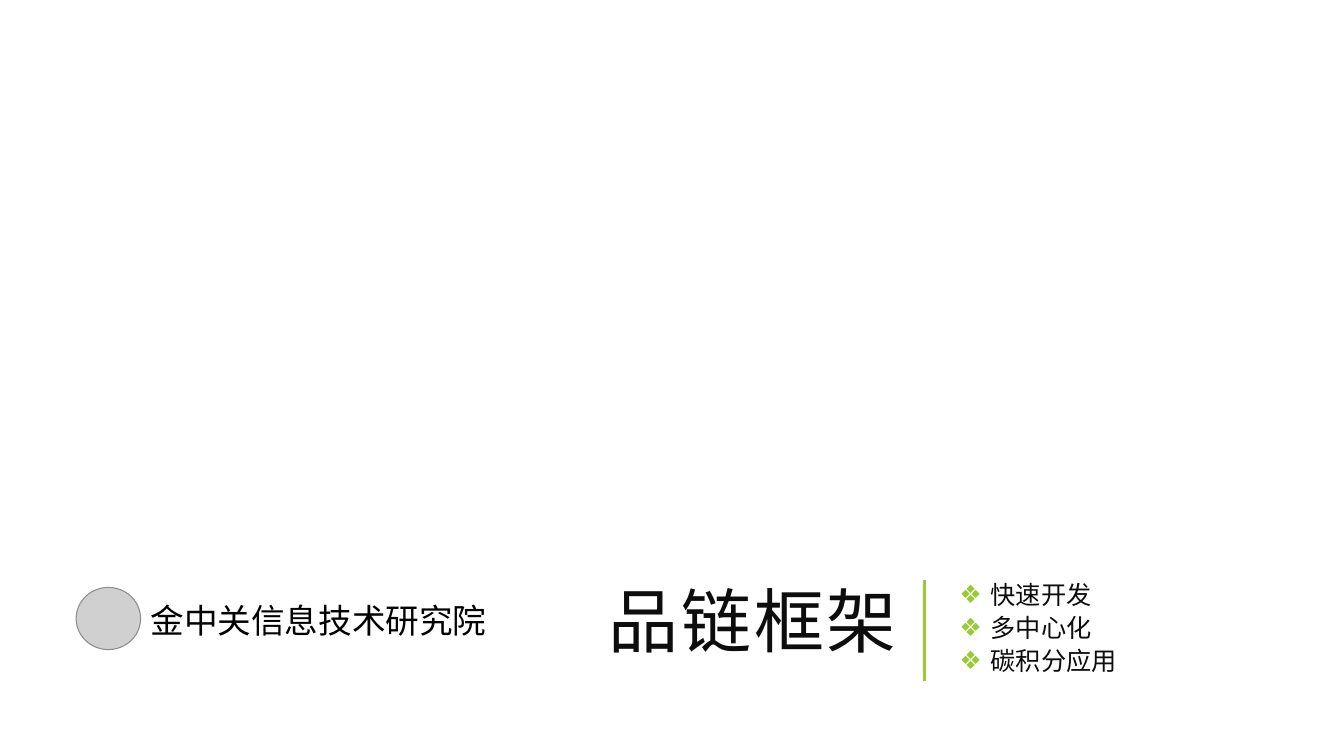
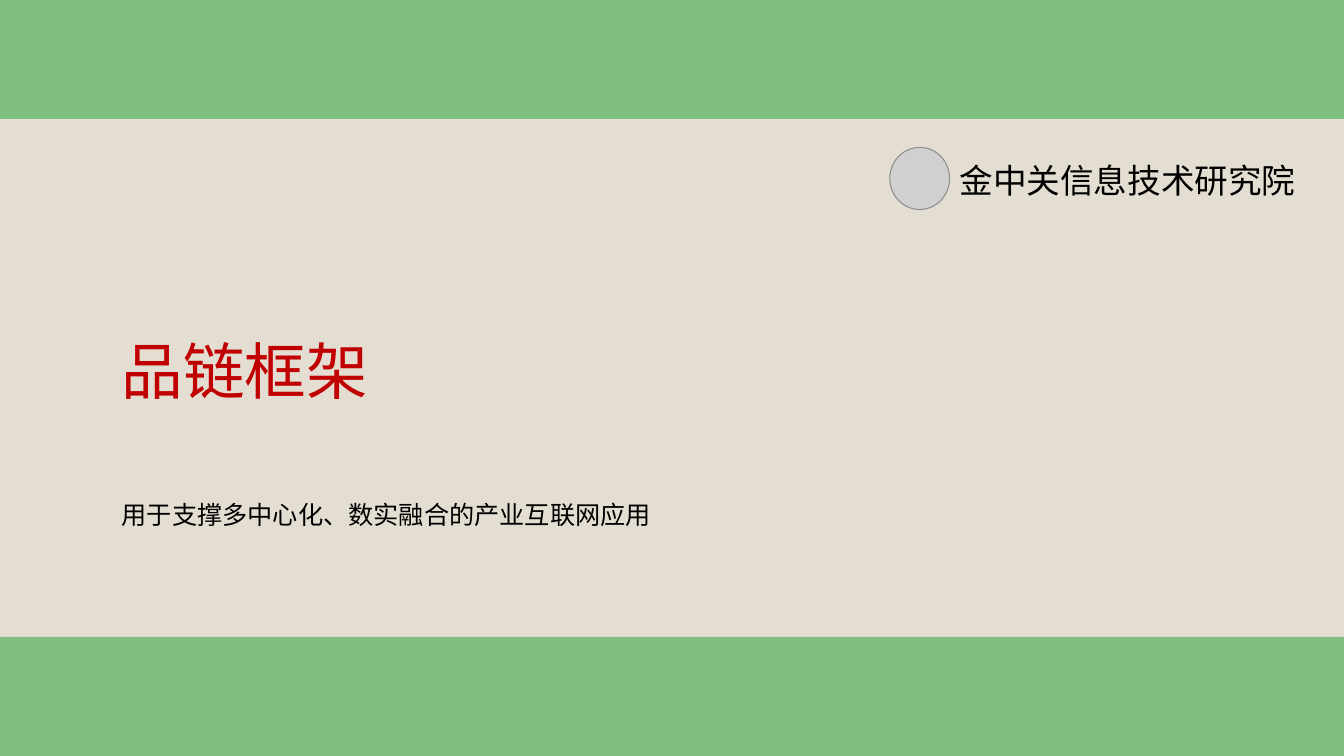
Before and after one commit to jzgi/chainfx, a slide deck: slide 1 of Docs/品链框架.pptx. Drawn at 1344x756 pixels with LibreOffice and Linux fonts; fonts in the diff are those of the drawing; grey boxes stand for pictures; background and template pictures are left out. Boxes give left, top, right and bottom in pixels: in the first picture for what was removed or moved away, otherwise in the second. Text is boxed around its words. In the diff, an @@ line names an element or a change of style, - is before the commit and + after.

```diff
--- a/Docs/品链框架.pptx
+++ b/Docs/品链框架.pptx
@@ background #FFFFFF to #E3DED1 @@
@@ rectangle added at bbox=[0, 0, 1344, 119], fill #7FBF7F @@
@@ picture: place and size @@
-picture at bbox=[77, 588, 141, 650]
+picture at bbox=[890, 147, 950, 210]
@@ text "金中关信息技术研究院": place and size @@
-text "金中关信息技术研究院" at bbox=[150, 604, 486, 636]
+text "金中关信息技术研究院" at bbox=[960, 164, 1296, 196]
@@ title "品链框架": place and size @@
-title "品链框架" at bbox=[608, 588, 896, 653]
+title "品链框架" at bbox=[122, 342, 368, 399]
@@ title "品链框架" at bbox=[122, 342, 368, 399]: size 50 to 44 pt, text colour #0D0D0D to #C00000, letter spacing 2 to 0 pt; alignment right to left; line spacing 0.8 to 0.9 @@
@@ subtitle at bbox=[122, 502, 651, 526]: text changed; font Noto Sans CJK SC to Arial; text colour #0D0D0D to #000000 @@
-❖ 快速开发
-❖ 多中心化
-❖ 碳积分应用
+用于支撑多中心化、数实融合的产业互联网应用
@@ subtitle "用于支撑多中心化、数实融合的产业互联网应用" at bbox=[122, 502, 651, 526]: vertical alignment middle to top @@
@@ line removed from (925, 682) to (925, 581) @@
@@ rectangle added at bbox=[0, 637, 1344, 756], fill #7FBF7F @@
```
Also in this commit, not shown: 4 other slides changed, 3 slides added, 16 slides removed, 1 other file.
